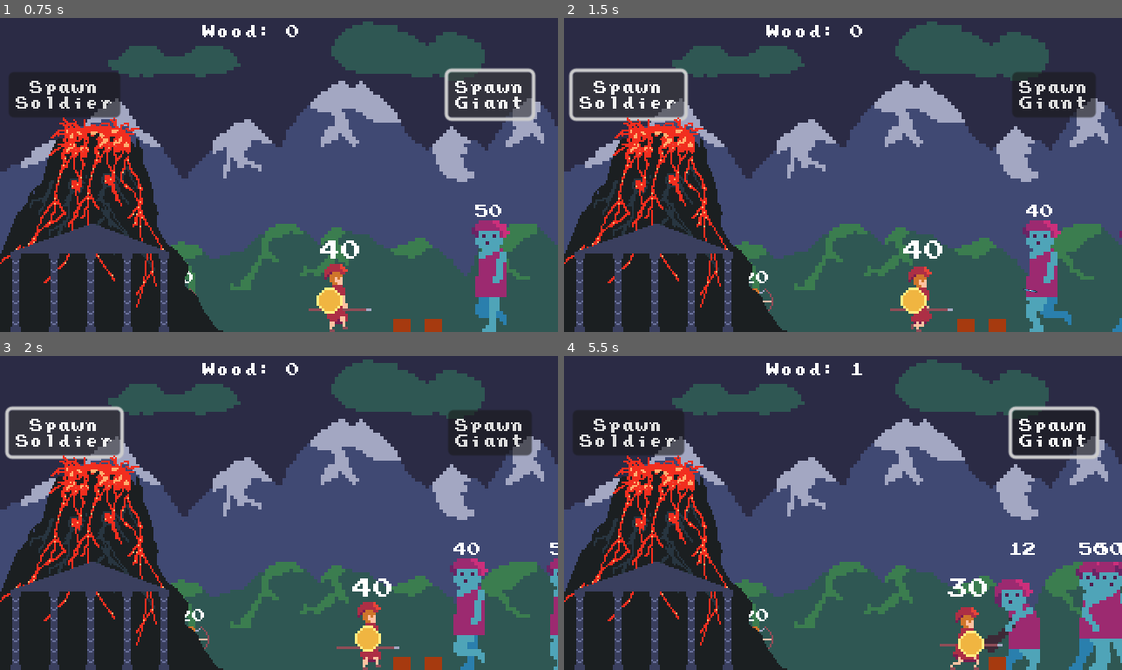
Above: before the commit, frames 1-4 (two rows, left to right).
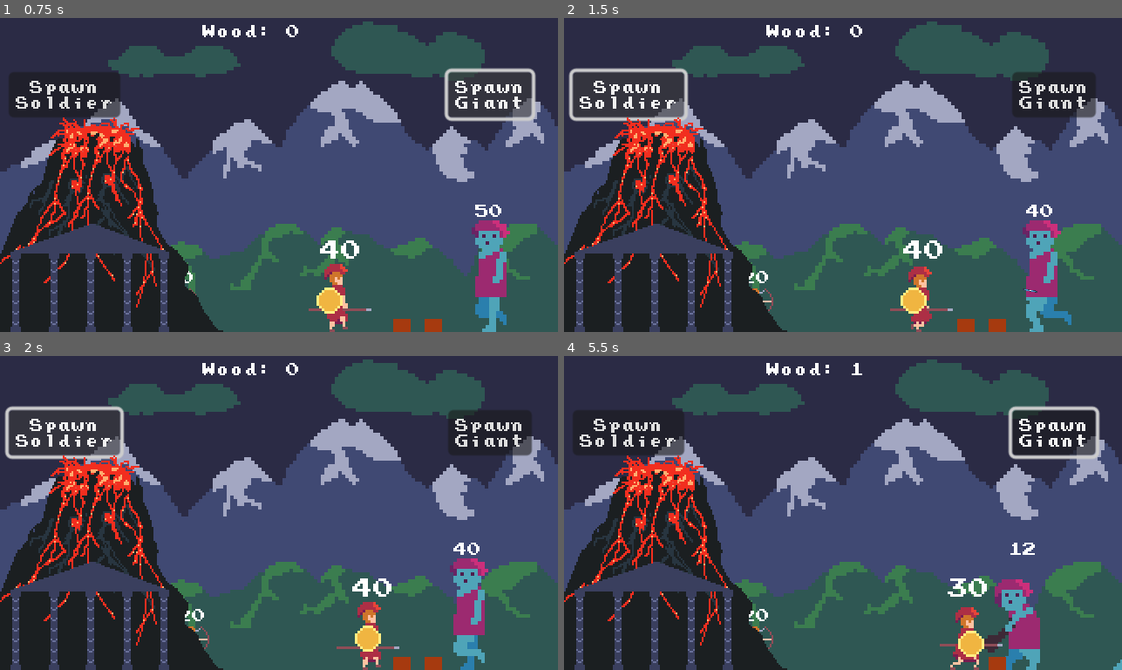
Above: after the commit, the same moments.

Repository: pjz987/Hephaestus
Game: Godot game, scene res://battle.tscn
Two runs of this game, one before a commit and one after it. Both use one fixed random seed, a clock stepped at 60 frames per second and the inputs below. The engine's default icon, where the game draws it, is replaced by a stand-in: a white triangle on a blue panel in a dark square.
Inputs (mouse positions are in pixels of both pictures, inside the frame that each line leads up to):
- Up to frame 1 (0.75 s): click "Spawn Giant" at 0.5 s
- Up to frame 2 (1.5 s): click "Spawn Soldier" at 1.25 s
- Up to frame 3 (2 s): no input
- Up to frame 4 (5.5 s): click "Spawn Soldier" at 2 s; click "Spawn Giant" at 2.75 s; click "Spawn Soldier" at 3.5 s; click "Spawn Giant" at 4.25 s; move the mouse to (965, 663) at 5.02 s

Frame 1 is identical in both runs. In frame 2, less than 0.1% of the frame differs, in the area x 98-100%, y 67-100%; in frame 3, 0.4%; in frame 4, 2.6%, in the area x 90-100%, y 59-100%.
Error before the commit: Invalid access to property or key 'attack' on a base object of type 'RigidBody2D (Wood)'. (res://giant.gd:81)

Commit message:
stuff

Diff:
--- a/battle.gd
+++ b/battle.gd
@@ -20,10 +20,10 @@
 		#print('nah nah nah')
 
 
-func _on_spawn_giant_button_button_down():
-	var giant = GIANT_SCENE.instantiate()
-	add_child(giant)
-	giant.global_position = giant_spawn_point.position
+#func _on_spawn_giant_button_button_down():
+	#var giant = GIANT_SCENE.instantiate()
+	#add_child(giant)
+	#giant.global_position = giant_spawn_point.position
 
 func _on_resource_changed():
 	update_resources()
@@ -31,3 +31,11 @@
 func update_resources():
 	var wood_count = GameManager.resources['wood']
 	resources_label.text = 'Wood: ' + str(wood_count)
+
+#func spawn_giant():
+
+
+func _on_giant_spawn_timer_timeout():
+	var giant = GIANT_SCENE.instantiate()
+	add_child(giant)
+	giant.global_position = giant_spawn_point.position
--- a/battle.tscn
+++ b/battle.tscn
@@ -77,7 +77,12 @@
 position = Vector2(64, 116)
 texture = ExtResource("10_8oj7x")
 
+[node name="GiantSpawnTimer" type="Timer" parent="."]
+wait_time = 5.0
+autostart = true
+
 [connection signal="button_down" from="UI/SpawnSoldierButton" to="." method="_on_spawn_soldier_button_button_down"]
 [connection signal="button_down" from="UI/SpawnGiantButton" to="." method="_on_spawn_giant_button_button_down"]
+[connection signal="timeout" from="GiantSpawnTimer" to="." method="_on_giant_spawn_timer_timeout"]
 
 [editable path="UI"]
--- a/giant.gd
+++ b/giant.gd
@@ -77,7 +77,8 @@
 
 func _on_hurtbox_area_entered(area):
 	# TODO this attacked the wood, not the soldiers and crashed
-	print(area.get_parent())
+	print(self, collision_layer, collision_mask)
+	print(area, area.collision_layer, area.collision_mask)
 	health -= area.get_parent().attack
 	area.get_parent().hitsound.play()
 	if health <= 0:
--- a/wood.tscn
+++ b/wood.tscn
@@ -31,6 +31,8 @@
 shape = SubResource("RectangleShape2D_84vhc")
 
 [node name="MousePickupArea" type="Area2D" parent="."]
+collision_layer = 4
+collision_mask = 0
 
 [node name="CollisionShape2D" type="CollisionShape2D" parent="MousePickupArea"]
 shape = SubResource("CircleShape2D_mh1y4")
Binary file added: arrow.png
Not shown, added: arrow.png.import
